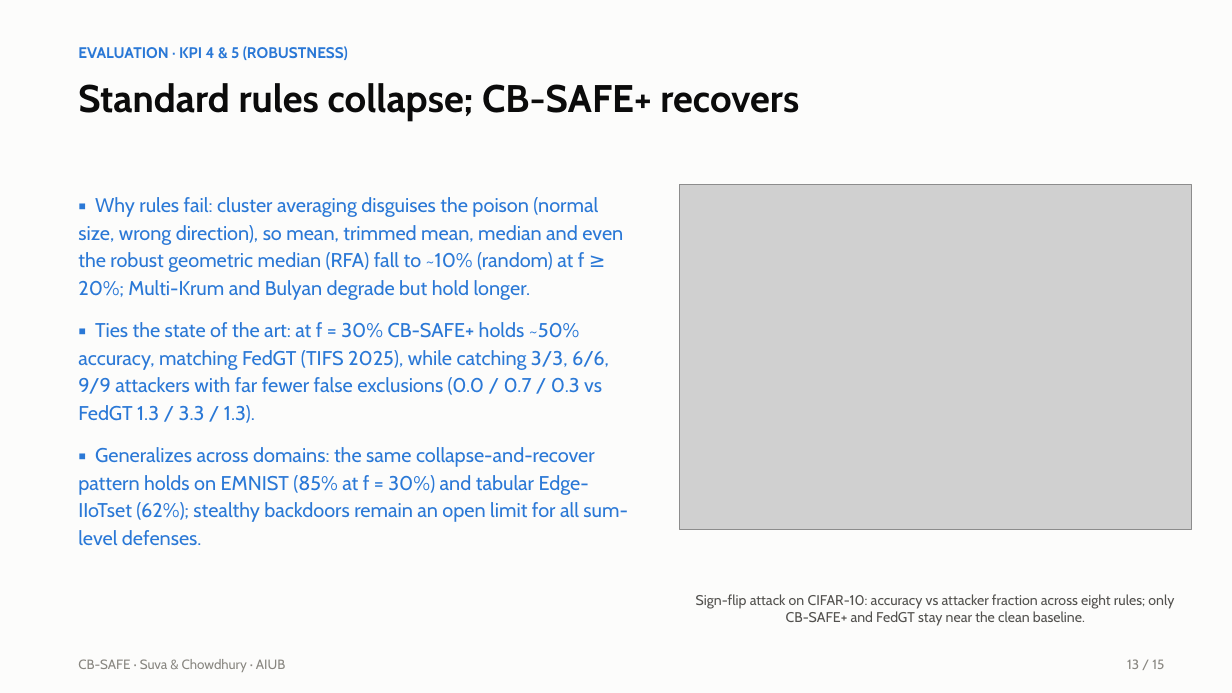
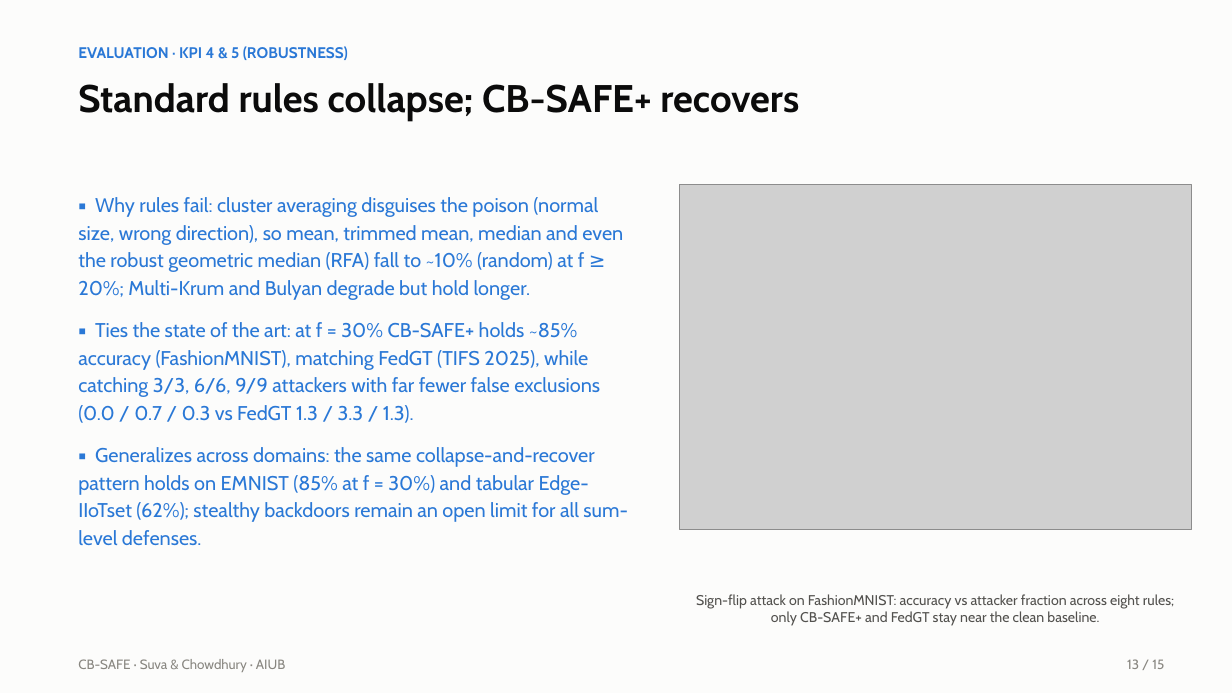
Before and after one commit to wshuv-o/cb-safe-draft, a slide deck: slide 14 of paper/cbsafe_slides.pptx. Drawn at 1232x693 pixels with LibreOffice and Linux fonts; fonts in the diff are those of the drawing; grey boxes stand for pictures. Boxes give left, top, right and bottom in pixels: in the first picture for what was removed or moved away, otherwise in the second. Text is boxed around its words. In the diff, an @@ line names an element or a change of style, - is before the commit and + after.

```diff
--- a/paper/cbsafe_slides.pptx
+++ b/paper/cbsafe_slides.pptx
@@ text at box(78, 322, 600, 423): text changed @@
-▪ Ties the state of the art: at f = 30% CB-SAFE+ holds ~50% accuracy, matching FedGT (TIFS 2025), while catching 3/3, 6/6, 9/9 attackers with far fewer false exclusions (0.0 / 0.7 / 0.3 vs FedGT 1.3 / 3.3 / 1.3).
+▪ Ties the state of the art: at f = 30% CB-SAFE+ holds ~85% accuracy (FashionMNIST), matching FedGT (TIFS 2025), while catching 3/3, 6/6, 9/9 attackers with far fewer false exclusions (0.0 / 0.7 / 0.3 vs FedGT 1.3 / 3.3 / 1.3).
@@ text at box(696, 594, 1174, 626): text changed @@
-Sign-flip attack on CIFAR-10: accuracy vs attacker fraction across eight rules; only CB-SAFE+ and FedGT stay near the clean baseline.
+Sign-flip attack on FashionMNIST: accuracy vs attacker fraction across eight rules; only CB-SAFE+ and FedGT stay near the clean baseline.
```
Also in this commit, not shown: 1 other slide changed, 4 other files.
